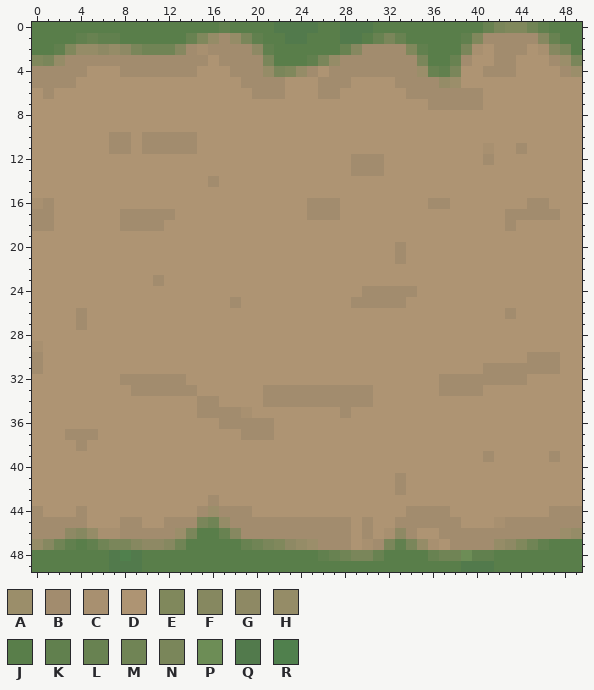
Pixel-art sprite, stored at res/roadT.png. Above: the version before the commit.
The file is 50x50 pixels. Colours within 5 levels of each other are drawn and written as one.
Palette (. is transparent): A #9b8e6a  B #a28c6e  C #a89070  D #ae9473  E #80885c  F #868860  G #8e8964  H #958c67  J #597e4a  K #61804e  L #688251  M #708455  N #7a865a  P #6d8d56  Q #527a4c  R #50804d
After:
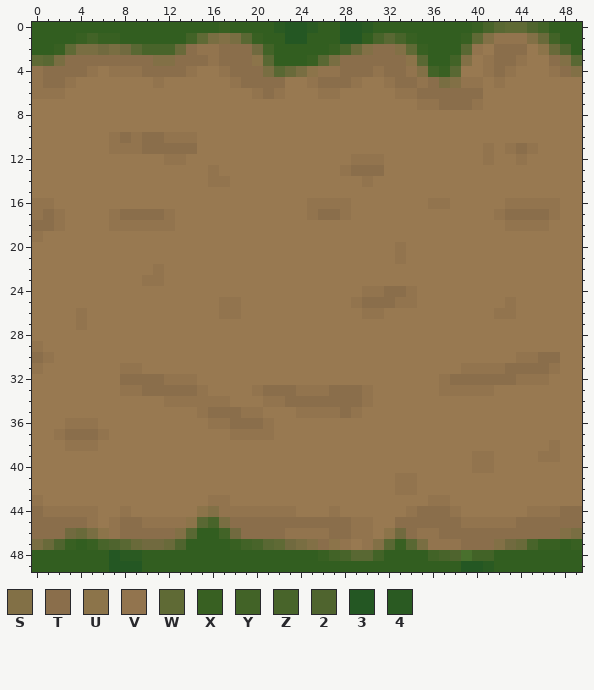
Colours new in this view: S #827046  T #8a6e4b  U #8c744a  V #92744e  W #5f6a35  X #386022  Y #426327  Z #48642a  2 #4f642e  3 #245723  4 #2a5a22
Change:
colour D: #ae9473 -> #987951
colour F: #868860 -> #696a3a
colour G: #8e8964 -> #716a3f
colour H: #958c67 -> #796e42
colour J: #597e4a -> #325e20
colour N: #7a865a -> #596833
colour P: #6d8d56 -> #49702d
Changed rows in their new state; - is a pixel that keeps its letter.
first column x 0:
 0 -----------------X----4334--334---------XZ-WW2Y---
 1 ----XYXX------YW-S--X--33---33-Z-ZX----XWSVVVS-Y--
 2 --XW------ZZZ-TVVTTT-Y-----XZ-STTSWX----V-TTT-U-2-
 3 W--TTTTTTTTSSTTTVTTTU----X--TTTTTTU---YS-VTTV--TS-
 4 VTTTTV-VVVTTTTV--VTTT--F-UVVTTTVTTVSYX---VTV---VTS
 5 VTTV-------V------VTTTT--VTTTV--VTTVT-SVV-V-------
 6 VVV-----------------VTV---VV-----VVTTTTTT---------
 7 -----------------------------------VVTTTV---------
10 -------VTVTTVVV-----------------------------------
11 -------VVVTTTTT--------------------------V-VTV----
12 ------------VV---------------VVV---------V--V-----
13 ----------------V-----------VTTT------------------
14 ----------------VV------------V-------------------
16 VV-----------------------VVVV-------VV-----VVVVV--
17 VTV----VTTTTV------------VTTV-------------VTTTTV--
18 TTV----VVVVVV------------------------------VVVV---
19 V-------------------------------------------------
20 ---------------------------------V----------------
21 ---------------------------------V----------------
22 -----------V--------------------------------------
23 ----------VV--------------------------------------
24 ------------------------------VVTTV---------------
25 -----------------VV----------VTTTVV--------V------
26 ----V------------VV-----------VV----------VV------
27 ----V---------------------------------------------
29 V-------------------------------------------------
30 TV------------------------------------------VVTT--
31 V-------VV-----------------------------VVVVTTTTV--
32 --------TTTTVVV----------------------VTTTTTTVVV---
33 --------VVTTTTTV----VTTTVVVTTTV------VVVVV--------
34 ------------VVVVVV---VVTTTTTTTV-------------------
35 ---------------VTTTVV---VVVVTV--------------------
36 ---VVV----------VVTTTV----------------------------
37 --VTTTV-----------VVVV----------------------------
38 ---VVV-----------------------------------------V--
39 ----------------------------------------VV----VV--
40 ----------------------------------------VV--------
41 ---------------------------------VV---------------
42 ---------------------------------VV---------------
43 V---------------VV------------------VV------------
44 TVVVVV--V------USVVVVVVV---V------VTTTV------VVVTT
45 TTTTTV-VTTVVVVU-Z-TTTTTTTTTTTVV--TTTTTTVVVVVTTTTTT
46 TTT---UVTTTTTS---YGTTTTVVVVTTVV-U-TVVTTTTTTTTTTTS-
47 --2X-XZ2-----2----XYZ-W--STUV-VS-X--VVVTTTS-FZXX-X
48 -------344----------------XYZ--Y----YZ2-YY--------
49 -------333-----------------------------334--------
